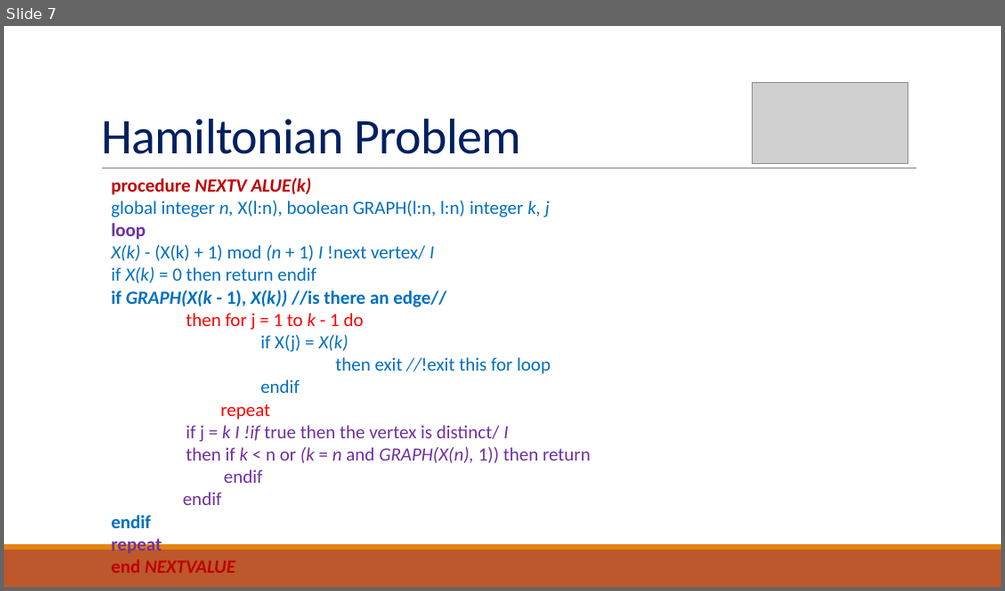
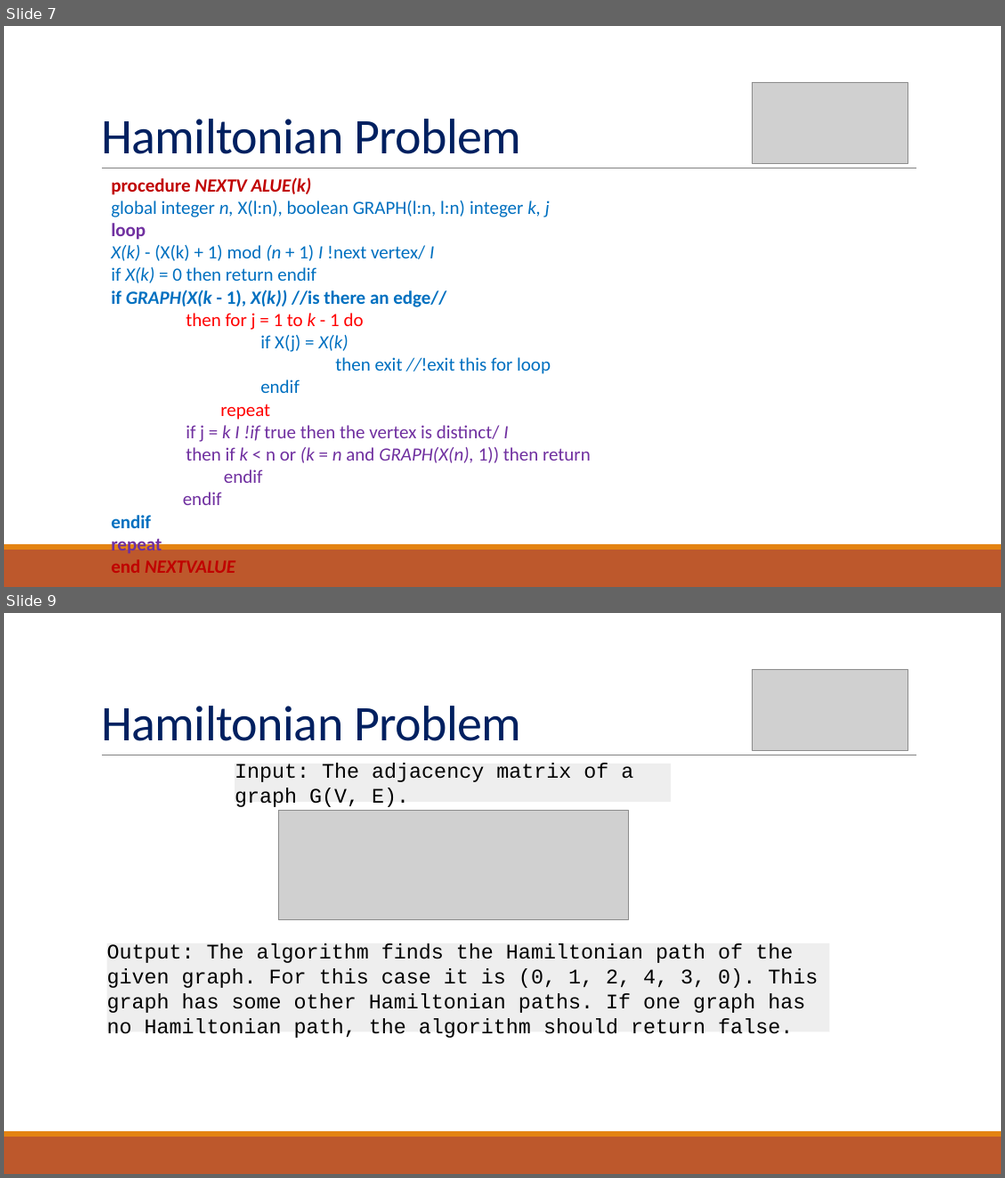
Before and after one commit to kushagra0207/Design-And-Analysis-Of-Algorithms, a slide deck: Lecture_13_Hamiltonian Circuit.pptx. Shown one above the other, each under a label of ours: slide 7 before the commit, slides 7 and 9 after it; the slides between them are not shown. The pictures are 1005x591 and 1005x1178 pixels, drawn with LibreOffice and Linux fonts; fonts in the diff are those of the drawing; grey boxes stand for pictures. Boxes give left, top, right and bottom in pixels: in the first picture for what was removed or moved away, otherwise in the second. Text is boxed around its words. In the diff, an @@ line names an element or a change of style, - is before the commit and + after.

Commit message:
Commit For Advanced Data Structures And Algorithms
Commit For Advanced Data Structures And Algorithms

```diff
--- a/Lecture_13_Hamiltonian Circuit.pptx
+++ b/Lecture_13_Hamiltonian Circuit.pptx
@@ slide 9 added at box(4, 613, 1001, 1174), background #FFFFFF; not listed: 3 template elements that a slide beside it also shows @@
@@ picture added at box(752, 669, 907, 750) @@
@@ title added at box(101, 706, 521, 741), 48 pt, text #002060 @@
+Hamiltonian Problem
@@ rectangle added at box(235, 763, 671, 802), fill #EEEEEE, 20 pt, text #000000 @@
+Input: The adjacency matrix of a graph G(V, E).
@@ picture added at box(278, 811, 629, 919) @@
@@ rectangle added at box(107, 943, 830, 1032), fill #EEEEEE, 20 pt, text #000000 @@
+Output: The algorithm finds the Hamiltonian path of the given graph. For this case it is (0, 1, 2, 4, 3, 0). This graph has some other Hamiltonian paths. If one graph has no Hamiltonian path, the algorithm should return false.
```
Also in this commit, not shown: 1 other slide added, 9 other files.
